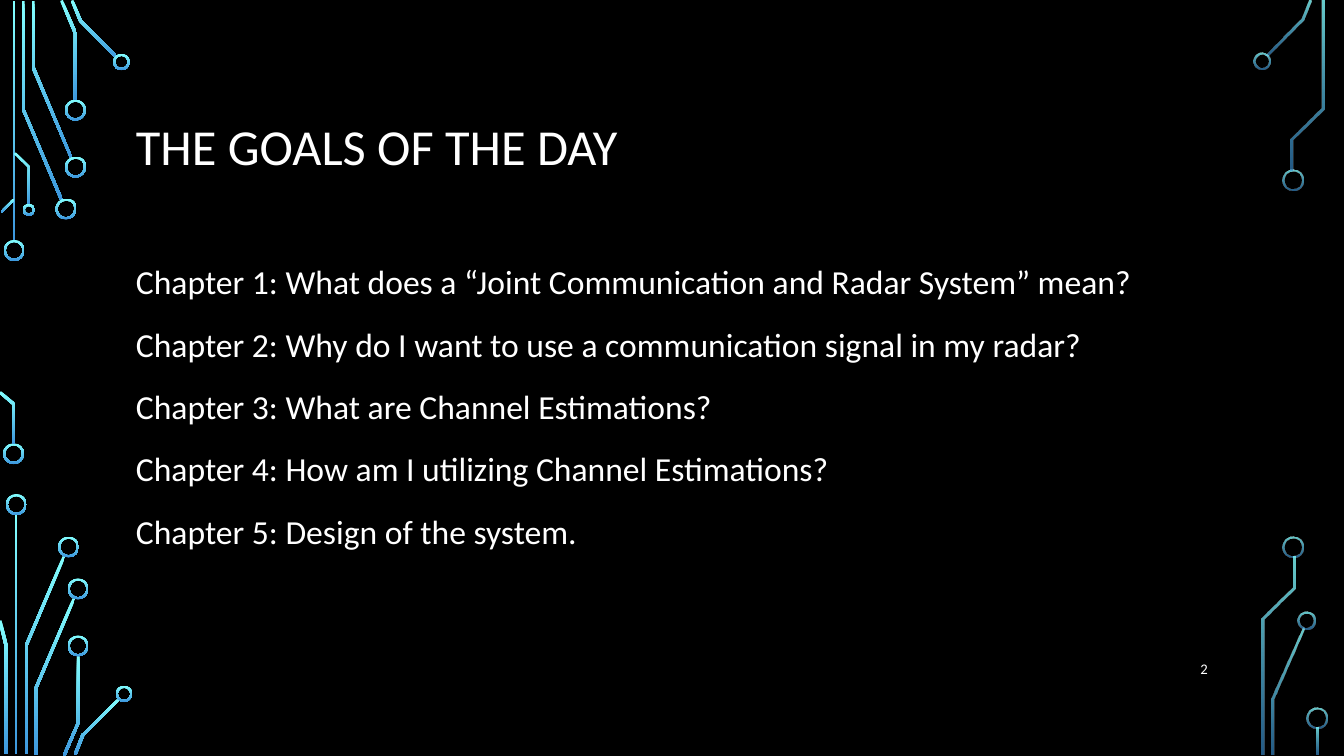
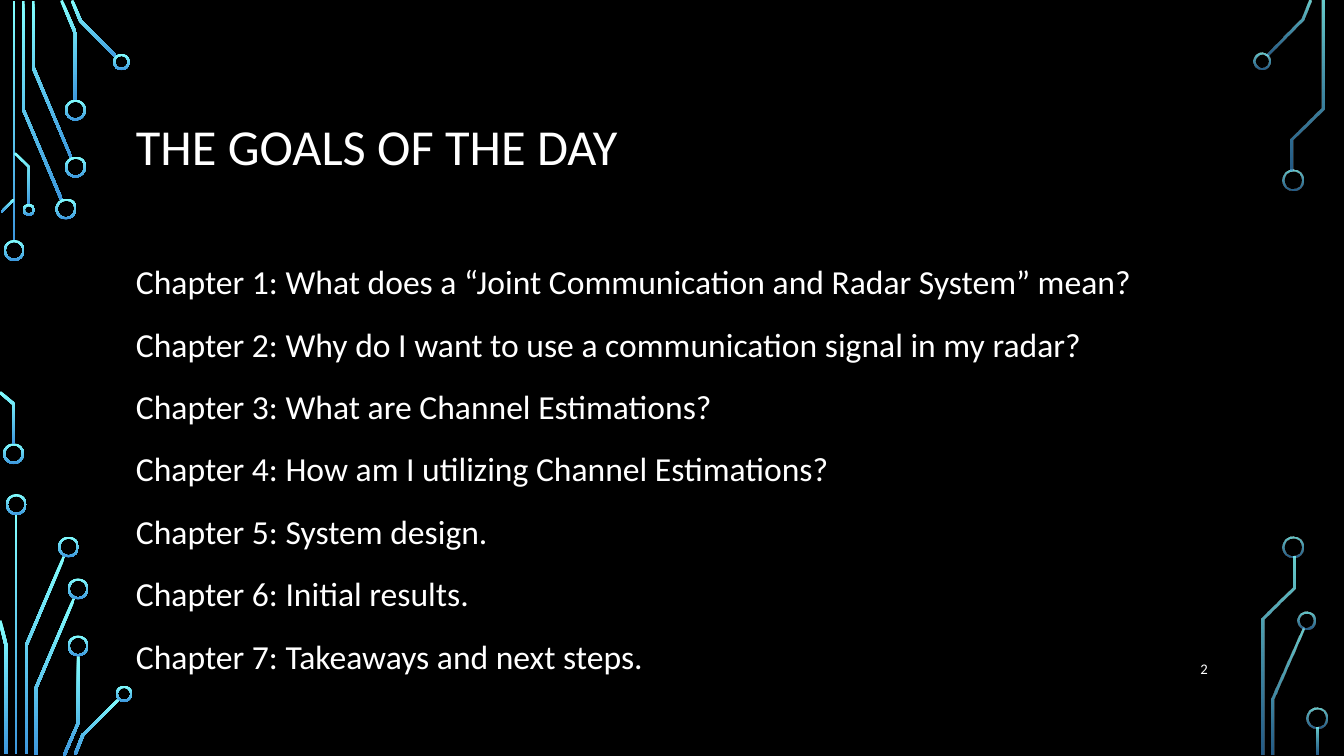
Before and after one commit to roryschram/masters, a slide deck: slide 2 of presentations/SARIG/sarig_rory_schram.pptx. Drawn at 1344x756 pixels with LibreOffice and Linux fonts; fonts in the diff are those of the drawing; background and template pictures are left out. Boxes give left, top, right and bottom in pixels: in the first picture for what was removed or moved away, otherwise in the second. Text is boxed around its words. In the diff, an @@ line names an element or a change of style, - is before the commit and + after.

Commit message:
presentation work

```diff
--- a/presentations/SARIG/sarig_rory_schram.pptx
+++ b/presentations/SARIG/sarig_rory_schram.pptx
@@ text at (136,520,642,675): text changed @@
-Chapter 5: Design of the system.
+Chapter 5: System design.
+Chapter 6: Initial results.
+Chapter 7: Takeaways and next steps.
```
Also in this commit, not shown: 1 other slide changed, 15 slides added, 18 slides removed.
